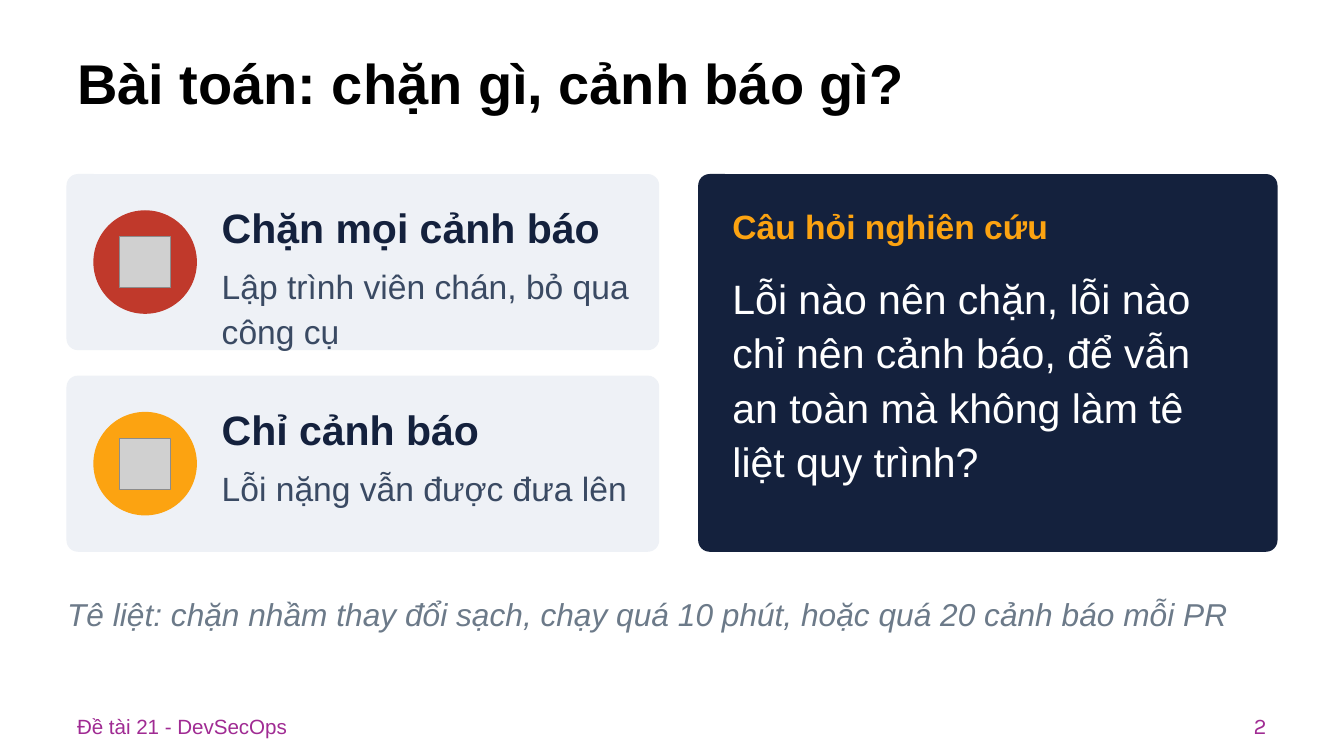
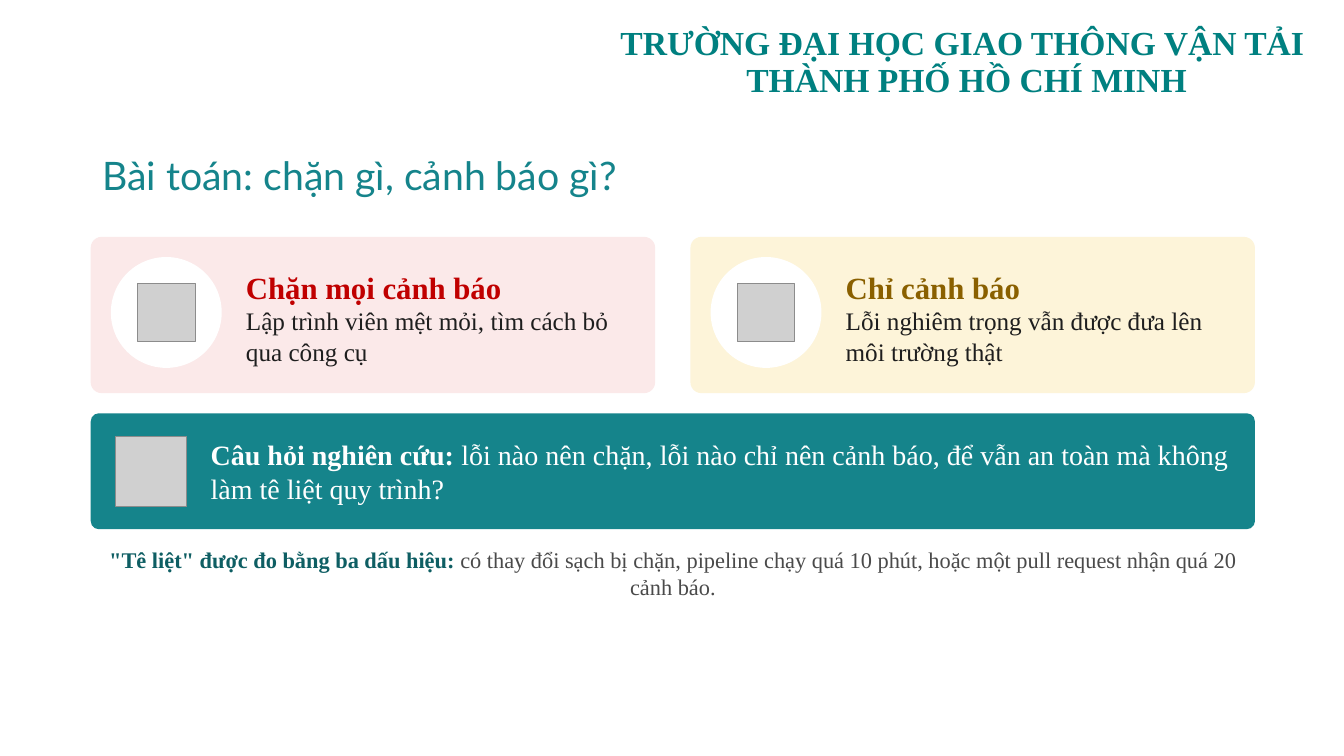
Before and after one commit to tranhuultai/012012303904_21_DevSecOps, a slide deck: slide 2 of PPTX/DeTai21_DevSecOps.pptx. Drawn at 1344x756 pixels with LibreOffice and Linux fonts; fonts in the diff are those of the drawing; grey boxes stand for pictures; background and template pictures are left out. Boxes give left, top, right and bottom in pixels: in the first picture for what was removed or moved away, otherwise in the second. Text is boxed around its words. In the diff, an @@ line names an element or a change of style, - is before the commit and + after.

```diff
--- a/PPTX/DeTai21_DevSecOps.pptx
+++ b/PPTX/DeTai21_DevSecOps.pptx
@@ text added at (620,29,1304,93), 24 pt, text #008080, bold @@
+TRƯỜNG ĐẠI HỌC GIAO THÔNG VẬN TẢI
+THÀNH PHỐ HỒ CHÍ MINH
@@ title "Bài toán: chặn gì, cảnh ...": place and size @@
-title "Bài toán: chặn gì, cảnh ..." at (77,62,904,114)
+title "Bài toán: chặn gì, cảnh ..." at (102,161,617,197)
@@ title "Bài toán: chặn gì, cảnh ..." at (102,161,617,197): size 40 to 28 pt, font Arial to Lato, text colour #000000 to #15848B, bold off @@
@@ rounded rectangle: place and size @@
-rounded rectangle at (68,174,659,349)
+rounded rectangle at (91,237,655,393)
@@ rounded rectangle at (91,237,655,393): fill #EEF1F6 to #FBE9E9; outline #EEF1F6 1 pt to none; proportions changed @@
@@ picture removed at (120,237,171,288) @@
@@ text removed at (222,212,600,251) @@
-Chặn mọi cảnh báo
@@ rounded rectangle: place and size @@
-rounded rectangle at (699,174,1276,551)
+rounded rectangle at (691,237,1255,393)
@@ rounded rectangle at (691,237,1255,393): fill #14213D to #FDF4D9; outline #14213D 1 pt to none; proportions changed @@
@@ text removed at (732,214,1048,246) @@
-Câu hỏi nghiên cứu
@@ ellipse: place and size @@
-ellipse at (94,211,196,313)
+ellipse at (111,257,222,368)
@@ ellipse at (111,257,222,368): fill #C0392B to #FFFFFF; outline #C0392B 1 pt to none @@
@@ text "Chặn mọi cảnh báo" at (246,277,608,367): vertical alignment top to middle @@
@@ ellipse added at (711,257,822,368), fill #FFFFFF @@
@@ picture added at (137,283,195,341) @@
@@ text at (246,277,608,367): text changed; size 24 to 18 pt; font Arial to Times New Roman; text colour #3A4A63 to #1E1E1E @@
-Lập trình viên chán, bỏ qua công cụ
+Chặn mọi cảnh báo
+Lập trình viên mệt mỏi, tìm cách bỏ qua công cụ
@@ picture added at (737,283,795,341) @@
@@ text added at (846,277,1202,367), 18 pt, text #1E1E1E @@
+Chỉ cảnh báo
+Lỗi nghiêm trọng vẫn được đưa lên môi trường thật
@@ rounded rectangle removed at (68,376,659,551) @@
@@ rounded rectangle added at (91,413,1255,529), fill #15848B @@
@@ ellipse removed at (94,412,196,514) @@
@@ text "Câu hỏi nghiên cứu: lỗi ..." at (211,444,1228,504): vertical alignment top to middle @@
@@ text removed at (222,414,479,446) @@
-Chỉ cảnh báo
@@ picture: place and size @@
-picture at (120,439,171,490)
+picture at (116,437,187,507)
@@ text at (211,444,1228,504): text changed; size 29.3 to 20 pt; font Arial to Times New Roman @@
-Lỗi nào nên chặn, lỗi nào chỉ nên cảnh báo, để vẫn an toàn mà không làm tê liệt quy trình?
+Câu hỏi nghiên cứu: lỗi nào nên chặn, lỗi nào chỉ nên cảnh báo, để vẫn an toàn mà không làm tê liệt quy trình?
@@ text removed at (222,474,627,508) @@
-Lỗi nặng vẫn được đưa lên
@@ text at (109,551,1236,596): text changed; size 22.7 to 16 pt; font Arial to Times New Roman; text colour #6C7A89 to #4A4A4A; italic off @@
-Tê liệt: chặn nhầm thay đổi sạch, chạy quá 10 phút, hoặc quá 20 cảnh báo mỗi PR
+"Tê liệt" được đo bằng ba dấu hiệu: có thay đổi sạch bị chặn, pipeline chạy quá 10 phút, hoặc một pull request nhận quá 20 cảnh báo.
@@ text removed at (77,718,286,739) @@
-Đề tài 21 - DevSecOps
@@ page number: place and size @@
-page number at (1254,719,1267,734)
+page number at (950,701,1252,741)
@@ page number at (950,701,1252,741): size 16 to 12 pt, font Karla to Calibri, text colour #A02B93 to #FFFFFF @@
```
Also in this commit, not shown: 5 other slides changed, 13 slides added, 12 slides removed, 1 other file.
